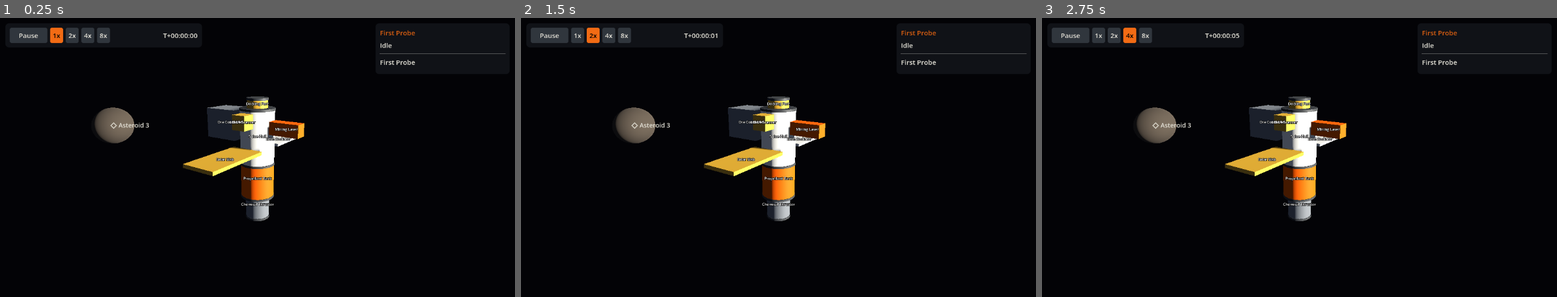
Above: before the commit, frames 1-3 (left to right).
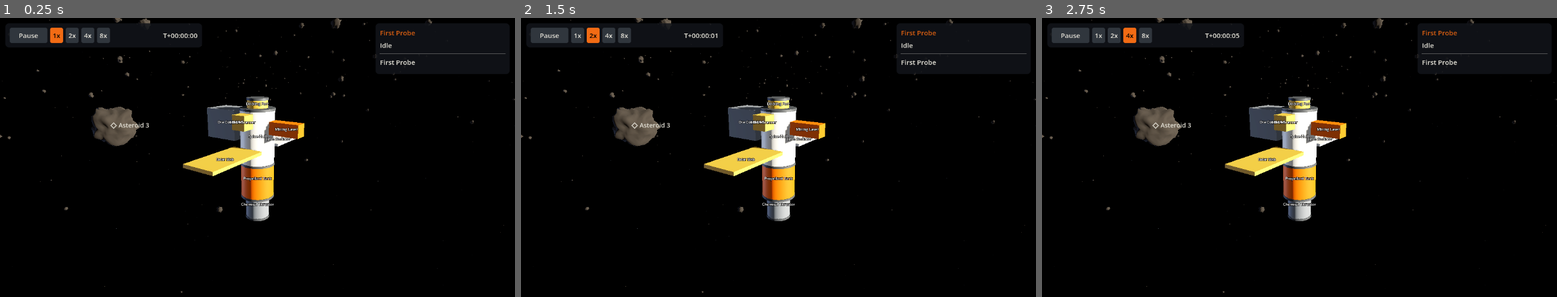
Above: after the commit, the same moments.

Repository: Tunje/spacejunk
Game: Godot game, scene res://client/main.tscn
The game is run twice, just before and just after one commit, with the same random seed, the same clock (stepped at 60 frames per second) and the same inputs.
Inputs:
- Up to frame 1 (0.25 s): no input
- Up to frame 2 (1.5 s): click "1x" at 0.5 s; click "2x" at 1.25 s
- Up to frame 3 (2.75 s): click "4x" at 2 s

The runs differ from the first frame. In frame 1, 4.0% of the frame differs, in the area x 0-100%, y 0-99%; in frame 2, 4.0%; in frame 3, 4.0%.

Commit message:
Add space scene: asteroid field, star, sky and lighting (D8)
Decorative rocks are generated from the view seed and drawn as one MultiMesh
per mesh variant, clear of real bodies and craft. Targetable asteroids use
shared faceted meshes and keep their sphere for selection. Adds a procedural
sky, a glowing star, fill light and shadow range that follows the camera.

Co-Authored-By: Claude Opus 5.5 <noreply@anthropic.com>

Diff:
--- a/client/main.tscn
+++ b/client/main.tscn
@@ -9,13 +9,25 @@
 [ext_resource type="Script" path="res://client/ui/event_log.gd" id="7_log"]
 [ext_resource type="Script" path="res://client/ui/entity_markers.gd" id="8_markers"]
 
+[ext_resource type="Shader" path="res://client/view/shaders/space_sky.gdshader" id="9_sky"]
+
+[sub_resource type="ShaderMaterial" id="ShaderMaterial_sky"]
+shader = ExtResource("9_sky")
+
+[sub_resource type="Sky" id="Sky_space"]
+sky_material = SubResource("ShaderMaterial_sky")
+
 [sub_resource type="Environment" id="Environment_space"]
-background_mode = 1
-background_color = Color(0.012, 0.014, 0.024, 1)
+background_mode = 2
+sky = SubResource("Sky_space")
 ambient_light_source = 2
-ambient_light_color = Color(0.32, 0.35, 0.42, 1)
-ambient_light_energy = 0.7
+ambient_light_color = Color(0.5, 0.51, 0.54, 1)
+ambient_light_energy = 0.75
 tonemap_mode = 2
+glow_enabled = true
+glow_intensity = 0.7
+glow_bloom = 0.04
+glow_hdr_threshold = 1.3
 
 [node name="Main" type="Node3D"]
 script = ExtResource("1_main")
@@ -34,10 +46,14 @@
 script = ExtResource("5_camera")
 
 [node name="Sun" type="DirectionalLight3D" parent="LocalView"]
-light_energy = 1.5
+light_energy = 2.0
 light_color = Color(1, 0.96, 0.88, 1)
 shadow_enabled = true
 directional_shadow_max_distance = 600.0
+
+[node name="Fill" type="DirectionalLight3D" parent="LocalView"]
+light_energy = 0.22
+light_color = Color(0.62, 0.72, 0.95, 1)
 
 [node name="Overlay" type="CanvasLayer" parent="."]
 
--- /dev/null
+++ b/client/view/asteroid_field.gd
@@ -0,0 +1,95 @@
+class_name AsteroidField extends Node3D
+## Decorative rocks around the real asteroids, generated from the view's seed.
+## They are client-only (contracts section 7): nothing selects or collides with
+## them. Each variant is one MultiMesh, so large fields stay cheap.
+
+const COUNT := 1500
+const HALF_WIDTH_M := 16000.0
+const HALF_HEIGHT_M := 3500.0
+const MIN_SIZE_M := 4.0
+const MAX_SIZE_M := 90.0
+const CLEARANCE_M := 500.0
+
+var anchor_mm: Array = [0, 0, 0]
+var instance_total := 0
+
+
+## The middle of the targetable asteroids, in sim millimetres.
+static func anchor_of(view: Dictionary) -> Array:
+	var total := [0, 0, 0]
+	var found := 0
+	for id: int in view["bodies"]:
+		var body: Dictionary = view["bodies"][id]
+		if body["kind"] == "asteroid":
+			found += 1
+			for axis in range(3):
+				total[axis] += body["pos_mm"][axis]
+	if found == 0:
+		return total
+	return [total[0] / found, total[1] / found, total[2] / found]
+
+
+## Rocks to keep out of the way of, as { at_m, radius_m } relative to the anchor.
+static func keep_clear(view: Dictionary, anchor: Array) -> Array[Dictionary]:
+	var clear: Array[Dictionary] = []
+	for id: int in view["bodies"]:
+		var body: Dictionary = view["bodies"][id]
+		if body["kind"] == "asteroid":
+			clear.append({
+				"at_m": FloatingOrigin.relative_m(body["pos_mm"], body["pos_mm"], anchor, anchor, 0.0),
+				"radius_m": body["radius_mm"] * FloatingOrigin.MM_TO_M,
+			})
+	for id: int in view["units"]:
+		var pos: Array = view["units"][id]["pos_mm"]
+		clear.append({ "at_m": FloatingOrigin.relative_m(pos, pos, anchor, anchor, 0.0), "radius_m": 300.0 })
+	return clear
+
+
+## One Array of Transform3D per mesh variant. Same seed, same field.
+static func generate(seed_value: int, clear: Array[Dictionary], count: int = COUNT) -> Array:
+	var rng := RandomNumberGenerator.new()
+	rng.seed = seed_value
+	var groups: Array = []
+	for variant in range(RockMesh.VARIANTS):
+		groups.append([])
+	var placed := 0
+	var attempts := 0
+	while placed < count and attempts < count * 4:
+		attempts += 1
+		var at := Vector3(
+			rng.randf_range(-HALF_WIDTH_M, HALF_WIDTH_M),
+			rng.randfn(0.0, HALF_HEIGHT_M * 0.5),
+			rng.randf_range(-HALF_WIDTH_M, HALF_WIDTH_M))
+		var size := lerpf(MIN_SIZE_M, MAX_SIZE_M, pow(rng.randf(), 4.0))
+		var spin := Basis(Vector3(rng.randfn(), rng.randfn(), rng.randfn()).normalized(), rng.randf() * TAU)
+		var variant := rng.randi_range(0, RockMesh.VARIANTS - 1)
+		if _is_clear(at, size, clear):
+			groups[variant].append(Transform3D(spin.scaled(Vector3.ONE * size), at))
+			placed += 1
+	return groups
+
+
+static func _is_clear(at: Vector3, size: float, clear: Array[Dictionary]) -> bool:
+	for entry: Dictionary in clear:
+		if at.distance_to(entry["at_m"]) < entry["radius_m"] + size + CLEARANCE_M:
+			return false
+	return true
+
+
+func build(view: Dictionary) -> void:
+	anchor_mm = AsteroidField.anchor_of(view)
+	var groups := AsteroidField.generate(view["seed"], AsteroidField.keep_clear(view, anchor_mm))
+	instance_total = 0
+	for variant in range(groups.size()):
+		var transforms: Array = groups[variant]
+		var multimesh := MultiMesh.new()
+		multimesh.transform_format = MultiMesh.TRANSFORM_3D
+		multimesh.mesh = RockMesh.get_mesh(variant, RockMesh.SIMPLE)
+		multimesh.instance_count = transforms.size()
+		for index in range(transforms.size()):
+			multimesh.set_instance_transform(index, transforms[index])
+		var instance := MultiMeshInstance3D.new()
+		instance.multimesh = multimesh
+		instance.material_override = RockMesh.material()
+		add_child(instance)
+		instance_total += transforms.size()
--- a/client/view/body_node.gd
+++ b/client/view/body_node.gd
@@ -1,5 +1,10 @@
 class_name BodyNode extends StaticBody3D
-## A star or asteroid. Placeholder shapes only; task D8 replaces the look.
+## A star or targetable asteroid. Selection uses a plain sphere, never the mesh.
+
+## The star is drawn larger than life so it reads as the scene's light source.
+const STAR_DRAWN_SCALE := 5.0
+const STAR_EMISSION := Color(1.0, 0.93, 0.78)
+const STAR_ENERGY := 14.0
 
 var body_id := 0
 var radius_m := 1.0
@@ -12,24 +17,15 @@
 	radius_m = body["radius_mm"] * FloatingOrigin.MM_TO_M
 	set_meta("body", id)
 
-	var rng := RandomNumberGenerator.new()
-	rng.seed = body["visual_seed"]
-	var sphere := SphereMesh.new()
-	sphere.radius = 1.0
-	sphere.height = 2.0
 	var mesh := MeshInstance3D.new()
-	mesh.mesh = sphere
-	var material := StandardMaterial3D.new()
 	if kind == "star":
-		material.shading_mode = BaseMaterial3D.SHADING_MODE_UNSHADED
-		material.albedo_color = Color(1.0, 0.95, 0.82)
-		mesh.cast_shadow = GeometryInstance3D.SHADOW_CASTING_SETTING_OFF
+		_build_star(mesh)
 	else:
-		material.albedo_color = Color(0.24, 0.22, 0.20).lerp(Color(0.34, 0.30, 0.26), rng.randf())
-		material.roughness = 0.95
-		mesh.scale = Vector3(rng.randf_range(0.8, 1.1), rng.randf_range(0.7, 1.0), rng.randf_range(0.8, 1.1))
+		mesh.mesh = RockMesh.get_mesh(RockMesh.variant_of(body["visual_seed"]), RockMesh.DETAILED)
+		mesh.material_override = RockMesh.material()
+		var rng := RandomNumberGenerator.new()
+		rng.seed = body["visual_seed"]
 		mesh.rotation = Vector3(rng.randf(), rng.randf(), rng.randf()) * TAU
-	mesh.material_override = material
 	add_child(mesh)
 
 	var shape := CollisionShape3D.new()
@@ -39,8 +35,22 @@
 	add_child(shape)
 
 
+func _build_star(mesh: MeshInstance3D) -> void:
+	var sphere := SphereMesh.new()
+	sphere.radius = 1.0
+	sphere.height = 2.0
+	var material := StandardMaterial3D.new()
+	material.albedo_color = Color.BLACK
+	material.emission_enabled = true
+	material.emission = STAR_EMISSION
+	material.emission_energy_multiplier = STAR_ENERGY
+	mesh.mesh = sphere
+	mesh.material_override = material
+	mesh.cast_shadow = GeometryInstance3D.SHADOW_CASTING_SETTING_OFF
+
+
 ## Places the body from its focus-relative position, compressing distant ones.
 func place(relative_m: Vector3) -> void:
 	var factor := FloatingOrigin.compression(relative_m.length())
 	position = relative_m * factor
-	scale = Vector3.ONE * radius_m * factor
+	scale = Vector3.ONE * radius_m * factor * (STAR_DRAWN_SCALE if kind == "star" else 1.0)
--- a/client/view/local_view.gd
+++ b/client/view/local_view.gd
@@ -9,6 +9,9 @@
 const FOCUS_SETTLE_RATE := 6.0
 const HEADING_RATE := 3.0
 const DOCK_BLEND_SECONDS := 1.0
+const SHADOW_RANGE_FACTOR := 6.0
+const MIN_SHADOW_RANGE_M := 120.0
+const MAX_SHADOW_RANGE_M := 9000.0
 
 var bridge: SimBridge
 var selected_kind := ""
@@ -19,6 +22,7 @@
 var focus_id := 0
 var crafts: Dictionary = {}
 var bodies: Dictionary = {}
+var field: AsteroidField
 
 var _modules: Dictionary = {}
 var _pivot_offset := Vector3.ZERO
@@ -29,6 +33,7 @@
 
 @onready var camera: OrbitCamera = $Camera
 @onready var sun: DirectionalLight3D = $Sun
+@onready var fill: DirectionalLight3D = $Fill
 @onready var markers: EntityMarkers = %Markers
 
 
@@ -36,6 +41,9 @@
 	bridge = new_bridge
 	_modules = bridge.defs()["modules"]
 	_sync_entities()
+	field = AsteroidField.new()
+	add_child(field)
+	field.build(bridge.current_view)
 	var first_ship := _first_unit("ship")
 	commanded_unit = first_ship
 	focus_on("unit", first_ship)
@@ -176,6 +184,8 @@
 		bodies[id].place(relative)
 		if bodies[id].kind == "star":
 			sun.look_at_from_position(relative.normalized(), Vector3.ZERO)
+			fill.look_at_from_position(-relative.normalized(), Vector3.ZERO)
+	field.position = FloatingOrigin.relative_m(field.anchor_mm, field.anchor_mm, focus_before, focus_after, alpha)
 	for docked_pass: bool in [false, true]:
 		for id: int in crafts:
 			if after["units"][id]["dock"].is_empty() != docked_pass:
@@ -183,6 +193,8 @@
 	_pivot_offset *= exp(-FOCUS_SETTLE_RATE * delta)
 	camera.pivot = _node_of(focus_kind, focus_id).position + _pivot_offset
 	camera.update_view(delta)
+	sun.directional_shadow_max_distance = clampf(
+		camera.distance_m * SHADOW_RANGE_FACTOR, MIN_SHADOW_RANGE_M, MAX_SHADOW_RANGE_M)
 	markers.update_entities()
 
 
--- /dev/null
+++ b/client/view/rock_mesh.gd
@@ -0,0 +1,56 @@
+class_name RockMesh extends RefCounted
+## Chunky faceted unit rocks made by pushing a sphere around with noise. Meshes
+## are shared by variant, so a large field costs one mesh per variant.
+
+const VARIANTS := 6
+const DETAILED := "detailed"
+const SIMPLE := "simple"
+
+static var _cache: Dictionary = {}
+static var _material: StandardMaterial3D
+
+
+static func variant_of(visual_seed: int) -> int:
+	return absi(visual_seed) % VARIANTS
+
+
+static func get_mesh(variant: int, detail: String) -> ArrayMesh:
+	var key := "%s:%d" % [detail, variant]
+	if not _cache.has(key):
+		var segments := 36 if detail == DETAILED else 14
+		_cache[key] = build(variant, segments, segments / 2)
+	return _cache[key]
+
+
+static func build(variant: int, segments: int, rings: int) -> ArrayMesh:
+	var sphere := SphereMesh.new()
+	sphere.radius = 1.0
+	sphere.height = 2.0
+	sphere.radial_segments = segments
+	sphere.rings = rings
+	var noise := FastNoiseLite.new()
+	noise.seed = variant * 7919 + 13
+	noise.frequency = 0.9
+	noise.fractal_octaves = 4
+	var arrays := sphere.get_mesh_arrays()
+	var vertices: PackedVector3Array = arrays[Mesh.ARRAY_VERTEX]
+	for index in range(vertices.size()):
+		var point := vertices[index]
+		var push := noise.get_noise_3dv(point) * 0.55
+		vertices[index] = point.normalized() * (0.82 + push)
+	arrays[Mesh.ARRAY_VERTEX] = vertices
+	var shaped := ArrayMesh.new()
+	shaped.add_surface_from_arrays(Mesh.PRIMITIVE_TRIANGLES, arrays)
+	var tool := SurfaceTool.new()
+	tool.create_from(shaped, 0)
+	tool.deindex()
+	tool.generate_normals()
+	return tool.commit()
+
+
+static func material() -> StandardMaterial3D:
+	if _material == null:
+		_material = StandardMaterial3D.new()
+		_material.albedo_color = Color(0.17, 0.155, 0.14)
+		_material.roughness = 0.96
+	return _material
--- /dev/null
+++ b/client/view/shaders/space_sky.gdshader
@@ -0,0 +1,49 @@
+shader_type sky;
+// Dark, uncluttered sky: sparse stars and one faint band, all procedural.
+
+uniform vec3 band_normal = vec3(0.3, 0.86, 0.41);
+uniform vec3 band_colour : source_color = vec3(0.10, 0.12, 0.19);
+uniform float band_strength = 0.05;
+
+float hash(vec3 p) {
+	p = fract(p * 0.1031);
+	p += dot(p, p.zyx + 31.32);
+	return fract((p.x + p.y) * p.z);
+}
+
+float value_noise(vec3 p) {
+	vec3 cell = floor(p);
+	vec3 f = fract(p);
+	f = f * f * (3.0 - 2.0 * f);
+	float low = mix(
+		mix(hash(cell), hash(cell + vec3(1, 0, 0)), f.x),
+		mix(hash(cell + vec3(0, 1, 0)), hash(cell + vec3(1, 1, 0)), f.x), f.y);
+	float high = mix(
+		mix(hash(cell + vec3(0, 0, 1)), hash(cell + vec3(1, 0, 1)), f.x),
+		mix(hash(cell + vec3(0, 1, 1)), hash(cell + vec3(1, 1, 1)), f.x), f.y);
+	return mix(low, high, f.z);
+}
+
+vec3 star_layer(vec3 dir, float density, float threshold, float size) {
+	vec3 p = dir * density;
+	vec3 cell = floor(p);
+	float chance = hash(cell);
+	if (chance < threshold) {
+		return vec3(0.0);
+	}
+	vec3 offset = vec3(hash(cell + 11.0), hash(cell + 23.0), hash(cell + 37.0)) * 0.6 - 0.3;
+	float dist = length(fract(p) - 0.5 - offset);
+	float brightness = smoothstep(size, 0.0, dist) * (0.4 + 0.6 * hash(cell + 5.0));
+	float warmth = hash(cell + 17.0);
+	return mix(vec3(0.72, 0.82, 1.0), vec3(1.0, 0.86, 0.68), warmth) * brightness;
+}
+
+void sky() {
+	vec3 dir = normalize(EYEDIR);
+	vec3 stars = star_layer(dir, 160.0, 0.965, 0.09) * 0.7;
+	stars += star_layer(dir, 90.0, 0.985, 0.07);
+	float height = dot(dir, normalize(band_normal));
+	float haze = value_noise(dir * 3.0) * 0.6 + value_noise(dir * 7.0) * 0.4;
+	float band = exp(-height * height * 26.0) * haze;
+	COLOR = vec3(0.004, 0.005, 0.010) + stars + band_colour * band * band_strength * 6.0;
+}
--- /dev/null
+++ b/tests/client/test_space_scene.gd
@@ -0,0 +1,119 @@
+extends GutTest
+
+var view: Dictionary
+
+
+func before_each() -> void:
+	view = StubSim.new_game("stub", 7).view()
+
+
+func _transforms(groups: Array) -> Array:
+	var all: Array = []
+	for group: Array in groups:
+		all.append_array(group)
+	return all
+
+
+func test_same_seed_gives_the_same_field() -> void:
+	var clear := AsteroidField.keep_clear(view, AsteroidField.anchor_of(view))
+	assert_eq(AsteroidField.generate(7, clear, 200), AsteroidField.generate(7, clear, 200))
+
+
+func test_different_seeds_give_different_fields() -> void:
+	var clear := AsteroidField.keep_clear(view, AsteroidField.anchor_of(view))
+	assert_ne(AsteroidField.generate(7, clear, 200), AsteroidField.generate(8, clear, 200))
+
+
+func test_field_stays_clear_of_real_bodies_and_craft() -> void:
+	var clear := AsteroidField.keep_clear(view, AsteroidField.anchor_of(view))
+	assert_gt(clear.size(), view["units"].size())
+	for xform: Transform3D in _transforms(AsteroidField.generate(7, clear, 800)):
+		for entry: Dictionary in clear:
+			assert_gt(xform.origin.distance_to(entry["at_m"]), entry["radius_m"])
+
+
+func test_field_reaches_the_requested_count() -> void:
+	var clear := AsteroidField.keep_clear(view, AsteroidField.anchor_of(view))
+	assert_eq(_transforms(AsteroidField.generate(7, clear, AsteroidField.COUNT)).size(), AsteroidField.COUNT)
+
+
+func test_anchor_is_the_middle_of_the_asteroids() -> void:
+	var fake := { "bodies": {
+		1: { "kind": "asteroid", "pos_mm": [100, 0, -300] },
+		2: { "kind": "asteroid", "pos_mm": [300, 40, 300] },
+		3: { "kind": "star", "pos_mm": [9000000, 0, 0] },
+	} }
+	assert_eq(AsteroidField.anchor_of(fake), [200, 20, 0])
+
+
+func test_field_is_multimesh_with_no_collision() -> void:
+	var field := AsteroidField.new()
+	add_child_autofree(field)
+	field.build(view)
+	assert_eq(field.instance_total, AsteroidField.COUNT)
+	for child: Node in field.get_children():
+		assert_true(child is MultiMeshInstance3D)
+
+
+func test_rock_meshes_are_shared_and_lumpy() -> void:
+	var mesh := RockMesh.get_mesh(2, RockMesh.DETAILED)
+	assert_same(mesh, RockMesh.get_mesh(2, RockMesh.DETAILED))
+	var vertices: PackedVector3Array = mesh.surface_get_arrays(0)[Mesh.ARRAY_VERTEX]
+	var shortest := INF
+	var longest := 0.0
+	for vertex: Vector3 in vertices:
+		shortest = minf(shortest, vertex.length())
+		longest = maxf(longest, vertex.length())
+	assert_gt(longest - shortest, 0.15, "not a plain sphere")
+	assert_lt(longest, 1.4)
+	assert_gt(shortest, 0.3)
+
+
+func test_rock_variants_differ() -> void:
+	var first: PackedVector3Array = RockMesh.get_mesh(0, RockMesh.SIMPLE).surface_get_arrays(0)[Mesh.ARRAY_VERTEX]
+	var second: PackedVector3Array = RockMesh.get_mesh(1, RockMesh.SIMPLE).surface_get_arrays(0)[Mesh.ARRAY_VERTEX]
+	assert_ne(first, second)
+
+
+func test_star_glows_and_is_drawn_larger_than_life() -> void:
+	var star := BodyNode.new()
+	add_child_autofree(star)
+	star.build(1, { "kind": "star", "radius_mm": 1000000, "visual_seed": 0 })
+	star.place(Vector3(10, 0, 0))
+	assert_almost_eq(star.scale.x, 1000.0 * BodyNode.STAR_DRAWN_SCALE, 0.01)
+	var mesh: MeshInstance3D = star.get_child(0)
+	assert_true(mesh.material_override.emission_enabled)
+
+
+func test_asteroid_scale_matches_its_radius() -> void:
+	var rock := BodyNode.new()
+	add_child_autofree(rock)
+	rock.build(1, { "kind": "asteroid", "radius_mm": 200000, "visual_seed": 3 })
+	rock.place(Vector3(10, 0, 0))
+	assert_almost_eq(rock.scale.x, 200.0, 0.01)
+
+
+func test_field_follows_the_focus_in_the_scene() -> void:
+	var main: Node = add_child_autofree(load("res://client/main.tscn").instantiate())
+	var local: LocalView = main.get_node("LocalView")
+	var bridge: SimBridge = main.get_node("Bridge")
+	bridge.set_paused(true)
+	local.refresh(0.0)
+	var unit: Dictionary = bridge.current_view["units"][local.focus_id]
+	var expected := FloatingOrigin.relative_m(
+		local.field.anchor_mm, local.field.anchor_mm, unit["pos_mm"], unit["pos_mm"], 0.0)
+	assert_almost_eq(local.field.position.distance_to(expected), 0.0, 0.001)
+
+
+func test_shadow_range_follows_the_camera() -> void:
+	var main: Node = add_child_autofree(load("res://client/main.tscn").instantiate())
+	var local: LocalView = main.get_node("LocalView")
+	main.get_node("Bridge").set_paused(true)
+	local.camera.distance_m = 40.0
+	local.camera.target_distance_m = 40.0
+	local.refresh(0.0)
+	var near_range := local.sun.directional_shadow_max_distance
+	local.camera.distance_m = 1000.0
+	local.camera.target_distance_m = 1000.0
+	local.refresh(0.0)
+	assert_gt(local.sun.directional_shadow_max_distance, near_range)
Not shown: 1 places in client/main.tscn that only renumber resources
Not shown, added: client/view/asteroid_field.gd.uid
Not shown, added: client/view/rock_mesh.gd.uid
Not shown, added: client/view/shaders/space_sky.gdshader.uid
Not shown, added: tests/client/test_space_scene.gd.uid
